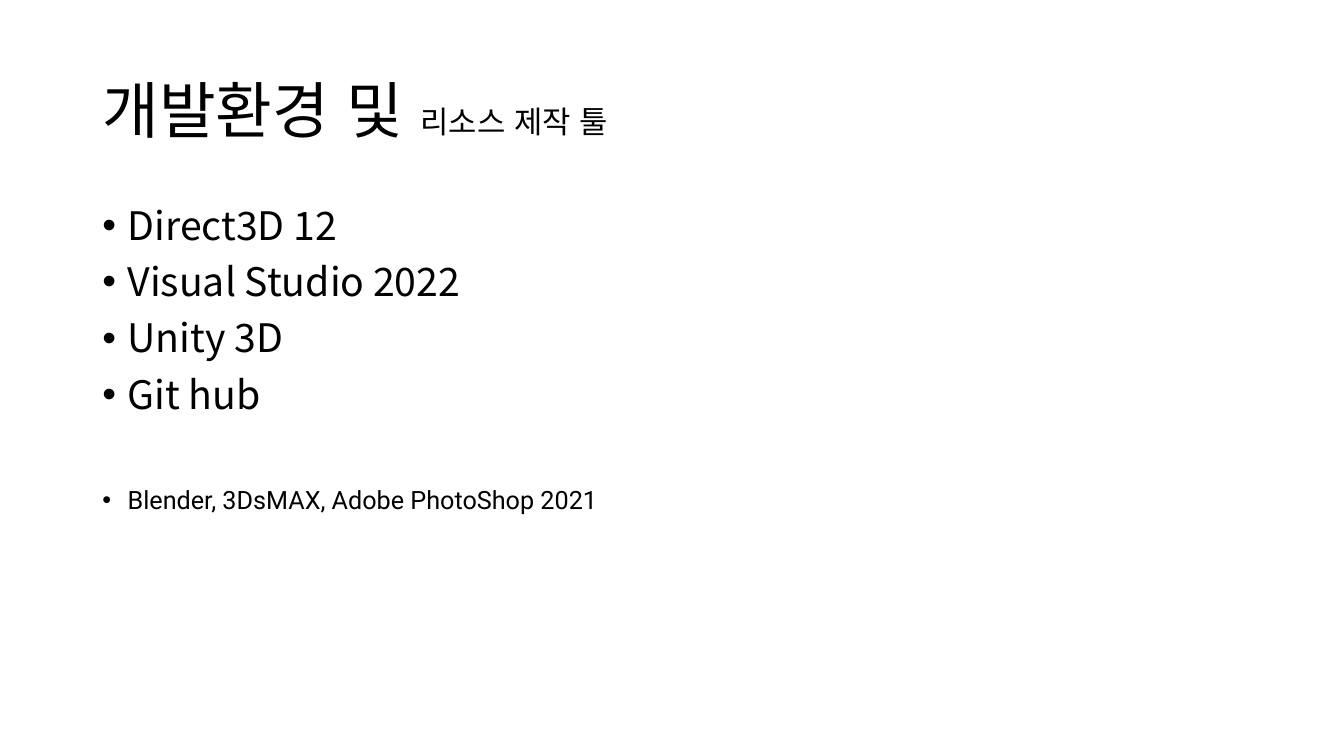
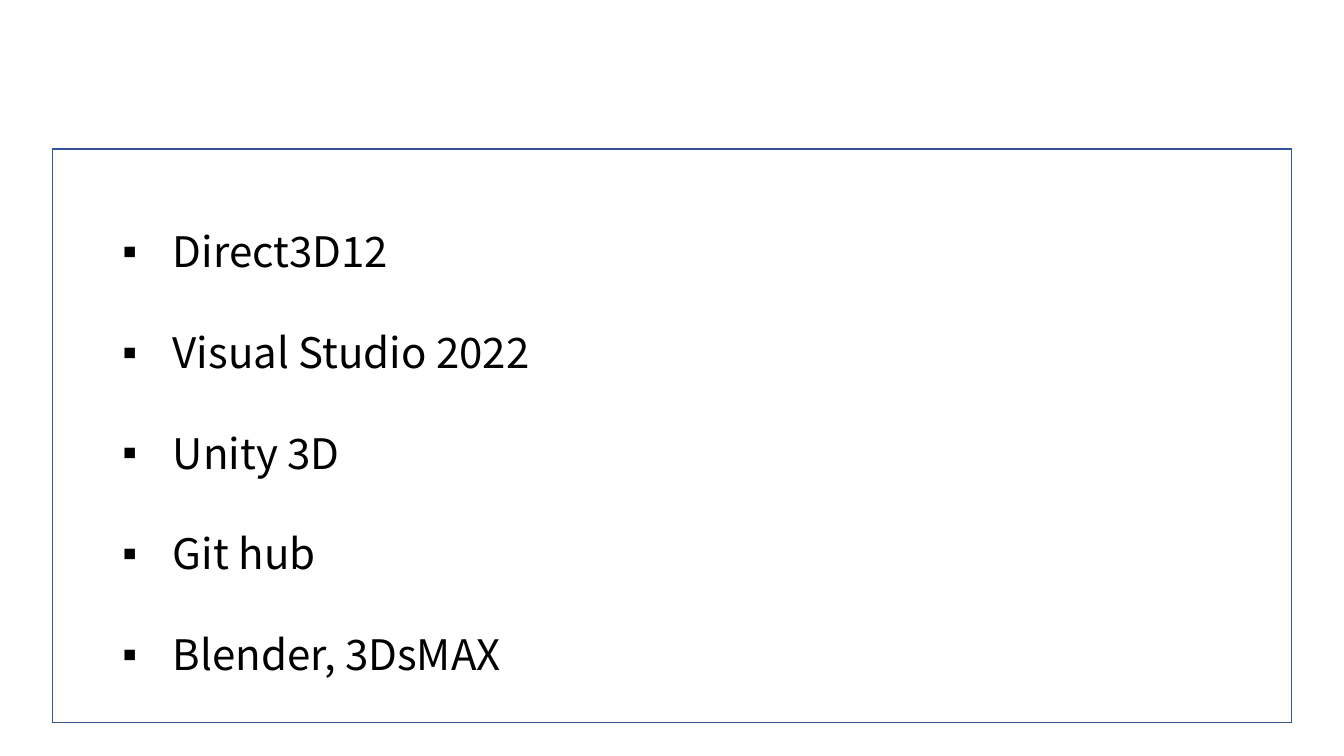
Before and after one commit to Leesiw/StarGiant, a slide deck: slide 4 of 기획 자료/스타 자이언트.pptx. Drawn at 1344x756 pixels with LibreOffice and Linux fonts; fonts in the diff are those of the drawing; background and template pictures are left out. Boxes give left, top, right and bottom in pixels: in the first picture for what was removed or moved away, otherwise in the second. Text is boxed around its words. In the diff, an @@ line names an element or a change of style, - is before the commit and + after.

```diff
--- a/기획 자료/스타 자이언트.pptx
+++ b/기획 자료/스타 자이언트.pptx
@@ text added at bbox=[150, 14, 442, 116], 44 pt, text #FFFFFF @@
+개발환경
@@ title removed at bbox=[102, 82, 607, 138] @@
-개발환경 및 리소스 제작 툴
@@ rectangle added at bbox=[52, 149, 1292, 723], fill #FFFFFF, outline #325491 1 pt @@
@@ text "Direct3D12": place and size @@
-text "Direct3D12" at bbox=[128, 209, 597, 514]
+text "Direct3D12" at bbox=[173, 234, 529, 678]
@@ text at bbox=[173, 234, 388, 268]: text changed; size 28 to 30 pt @@
-• Direct3D 12
+▪ Direct3D12
@@ text at bbox=[173, 334, 529, 570]: size 28 to 30 pt in "Visual Studio 2022", "Unity 3D", "Git hub"; bullet • to ▪; line spacing 0.9 to 2; less space between paragraphs @@
@@ text at bbox=[173, 636, 501, 678]: text changed; size 18 to 30 pt; font Roboto to Noto Sans CJK KR @@
-• Blender, 3DsMAX, Adobe PhotoShop 2021
+▪ Blender, 3DsMAX
```
Also in this commit, not shown: 10 other slides changed, 14 slides added, 9 slides removed, 1 other file.
